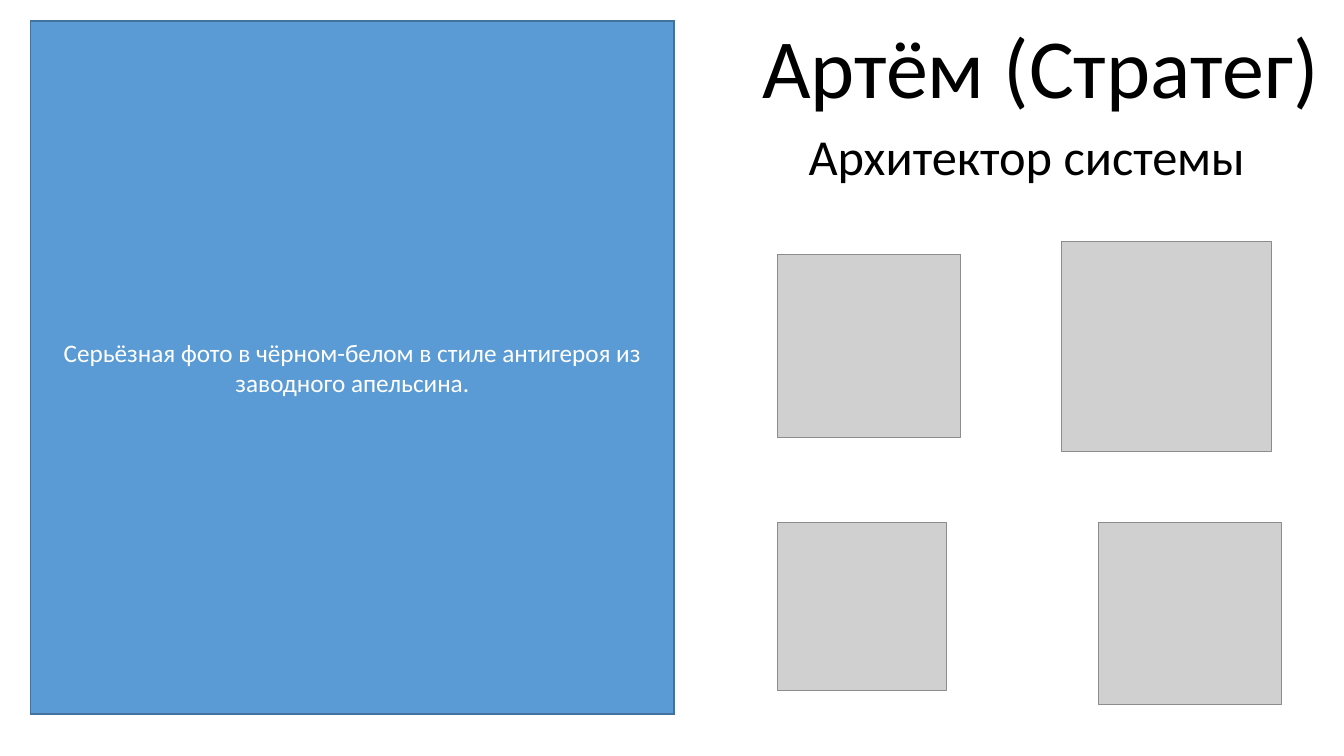
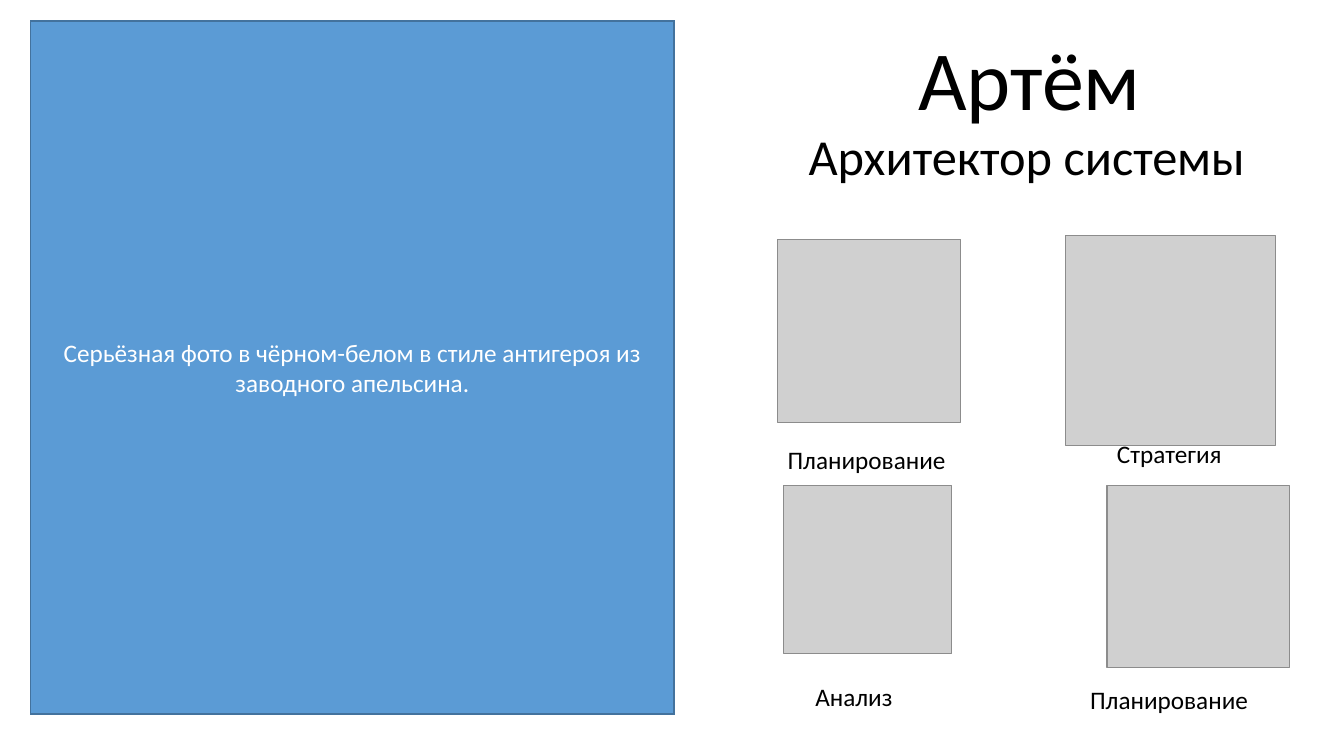
Before and after one commit to FeoFany/Garmony-of-Chaos, a slide deck: slide 3 of Docs/1. Презитанция.pptx. Drawn at 1344x756 pixels with LibreOffice and Linux fonts; fonts in the diff are those of the drawing; grey boxes stand for pictures. Boxes give left, top, right and bottom in pixels: in the first picture for what was removed or moved away, otherwise in the second. Text is boxed around its words. In the diff, an @@ line names an element or a change of style, - is before the commit and + after.

```diff
--- a/Docs/1. Презитанция.pptx
+++ b/Docs/1. Презитанция.pptx
@@ title at <box>918,54,1141,124</box>: text changed @@
-Артём (Стратег)
+Артём
@@ picture: place and size @@
-picture at <box>778,254,962,438</box>
+picture at <box>778,239,962,422</box>
@@ picture: place and size @@
-picture at <box>1062,241,1271,451</box>
+picture at <box>1066,235,1275,445</box>
@@ text added at <box>1117,442,1222,467</box>, 18 pt, text #000000 @@
+Стратегия
@@ text added at <box>788,452,946,473</box>, 18 pt, text #000000 @@
+Планирование
@@ picture: place and size @@
-picture at <box>778,522,947,691</box>
+picture at <box>783,485,952,653</box>
@@ picture: place and size @@
-picture at <box>1099,522,1281,705</box>
+picture at <box>1107,485,1290,667</box>
@@ text added at <box>815,689,892,706</box>, 18 pt, text #000000 @@
+Анализ
@@ text added at <box>1090,692,1248,713</box>, 18 pt, text #000000 @@
+Планирование
```
Also in this commit, not shown: 1 other slide changed, 2 slides added, 2 slides removed.
